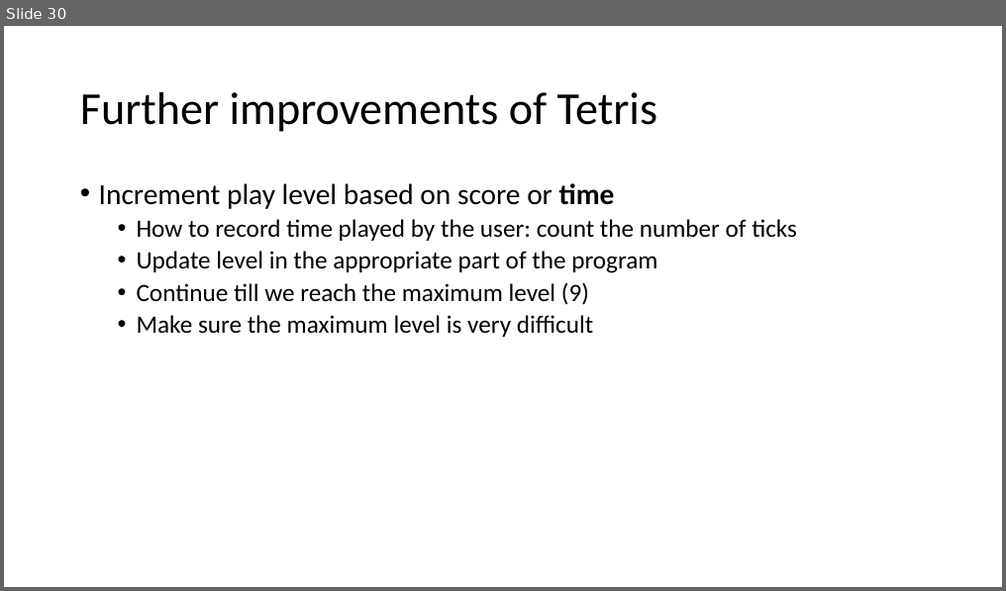
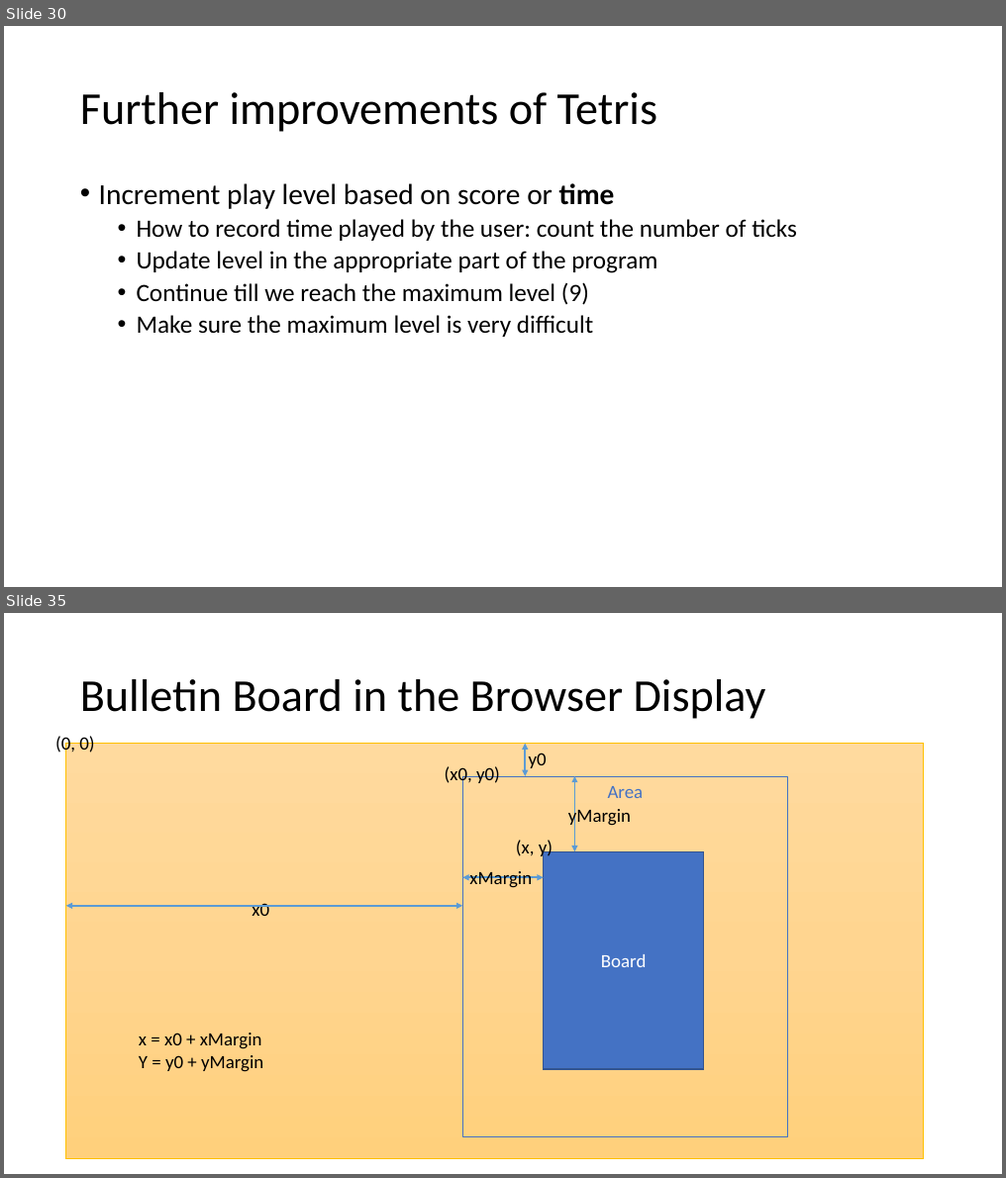
Before and after one commit to brianwhu/fun-in-js, a slide deck: documents/DataStructures.pptx. Shown one above the other, each under a label of ours: slide 30 before the commit, slides 30 and 35 after it; the slides between them are not shown. The pictures are 1006x591 and 1006x1178 pixels, drawn with LibreOffice and Linux fonts; fonts in the diff are those of the drawing. Boxes give left, top, right and bottom in pixels: in the first picture for what was removed or moved away, otherwise in the second. Text is boxed around its words. In the diff, an @@ line names an element or a change of style, - is before the commit and + after.

```diff
--- a/documents/DataStructures.pptx
+++ b/documents/DataStructures.pptx
@@ slide 35 added at [4,613,1002,1174], background #FFFFFF @@
@@ title added at [80,679,766,719], 44 pt, text #000000 @@
+Bulletin Board in the Browser Display
@@ text added at [55,735,94,756], 18 pt, text #000000 @@
+(0, 0)
@@ rectangle added at [66,744,924,1158], fill gradient #FFDB9E to #FFD590 to #FFD07C, outline #FFC000 0.5 pt @@
@@ double arrow added from (525, 744) to (525, 776), #5B9BD5 1.5 pt @@
@@ text added at [529,753,547,768], 18 pt, text #000000 @@
+y0
@@ text added at [445,766,500,785], 18 pt, text #000000 @@
+(x0, y0)
@@ rectangle added at [463,776,787,1137], outline #4472C4 0.75 pt, 18 pt, text #4472C4 @@
+Area
@@ double arrow added from (575, 776) to (575, 852), #5B9BD5 1.5 pt @@
@@ text added at [568,807,631,828], 18 pt, text #000000 @@
+yMargin
@@ text added at [516,840,552,860], 18 pt, text #000000 @@
+(x, y)
@@ double arrow added from (463, 878) to (544, 878), #5B9BD5 1.5 pt @@
@@ text added at [469,871,532,888], 18 pt, text #000000 @@
+xMargin
@@ rectangle added at [544,852,704,1069], fill #4472C4, outline #325491 1 pt, 18 pt, text #FFFFFF @@
+Board
@@ double arrow added from (66, 906) to (463, 906), #5B9BD5 1.5 pt @@
@@ text added at [252,903,269,916], 18 pt, text #000000 @@
+x0
@@ text added at [139,1033,263,1072], 18 pt, text #000000 @@
+x = x0 + xMargin
+Y = y0 + yMargin
```
Also in this commit, not shown: 7 other slides added, 14 other files.
